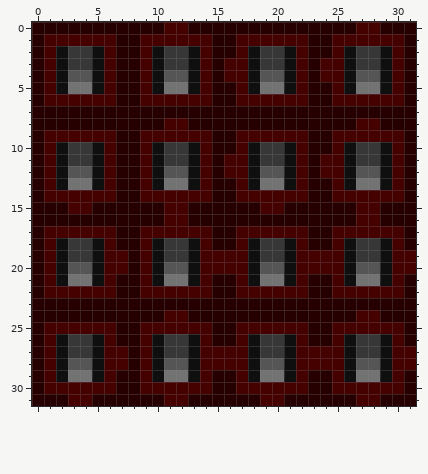
One commit to this pixel-art sprite: src/public/asset/texture/tile/switch.false.png. Above: the version before the commit.
The file is 32x32 pixels.
New version:
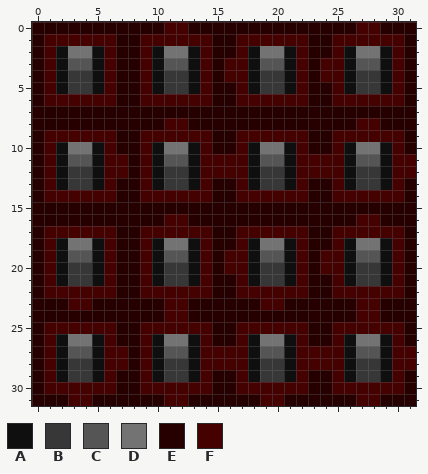
Palette (. is transparent): A #0f0f0f  B #373737  C #555555  D #737373  E #260000  F #450000
Changes in this commit:
Changed rows in their new state; - is an unchanged pixel.
first column x 3:
 2 DD------DD------DD------DD
 3 CC------CC------CC------CC
 4 BB------BB------BB------BB
 5 BB------BB------BB------BB
first column x 3:
10 DD------DD------DD------DD---
11 CC--F---CC--F---CC--F---CC--F
12 BB--F---BB--F---BB--F---BB--F
13 BB------BB------BB------BB---
15 EE------EE------EE------EE---
18 DD------DD------DD------DD---
19 CC--E---CC--E---CC--E---CC--E
20 BB--E---BB--E---BB--E---BB--E
21 BB------BB------BB------BB---
23 FF------FF------FF------FF---
26 DD------DD------DD------DD---
27 CC------CC------CC------CC---
28 BB------BB------BB------BB---
29 BB------BB------BB------BB---
Changed places in both pictures, as pixel boxes (x1, y1, x2, y2):
changed: (68, 46, 92, 94)
changed: (164, 46, 188, 94)
changed: (260, 46, 284, 94)
changed: (356, 46, 380, 94)
changed: (68, 142, 320, 382)
changed: (356, 142, 416, 382)
